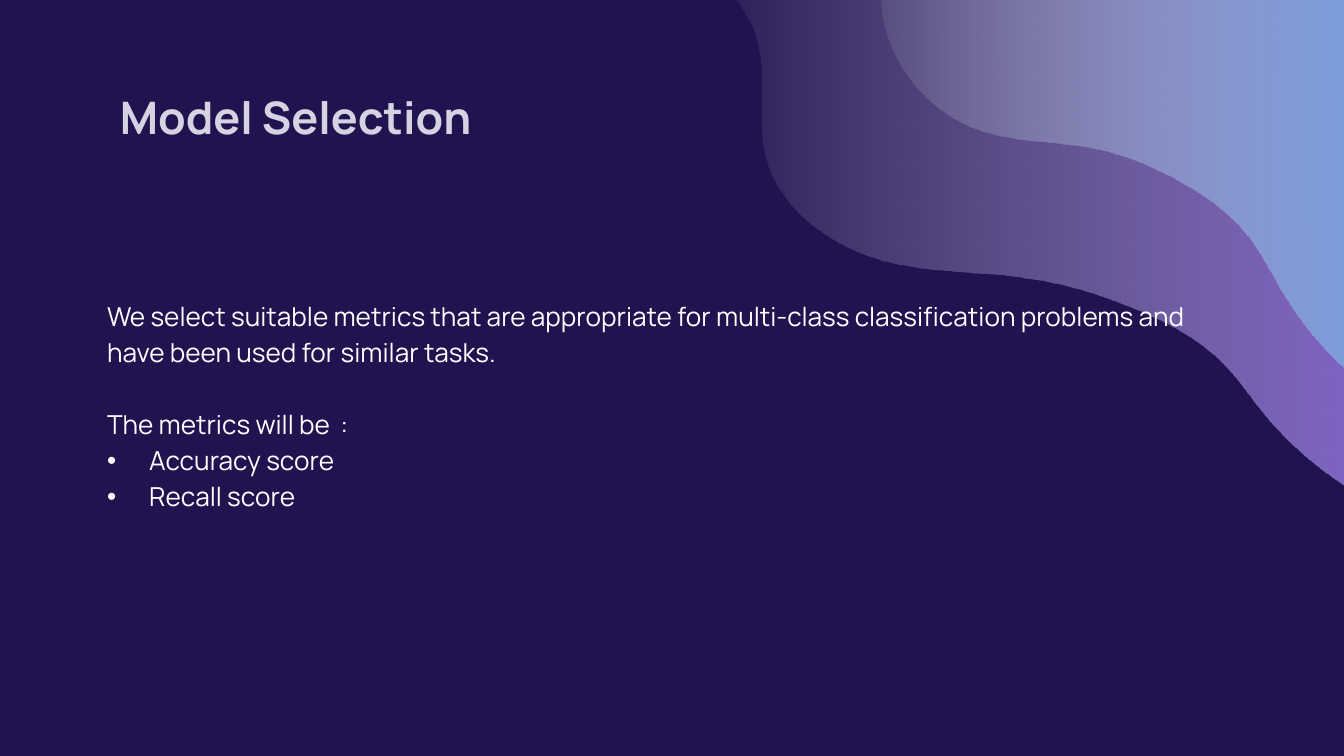
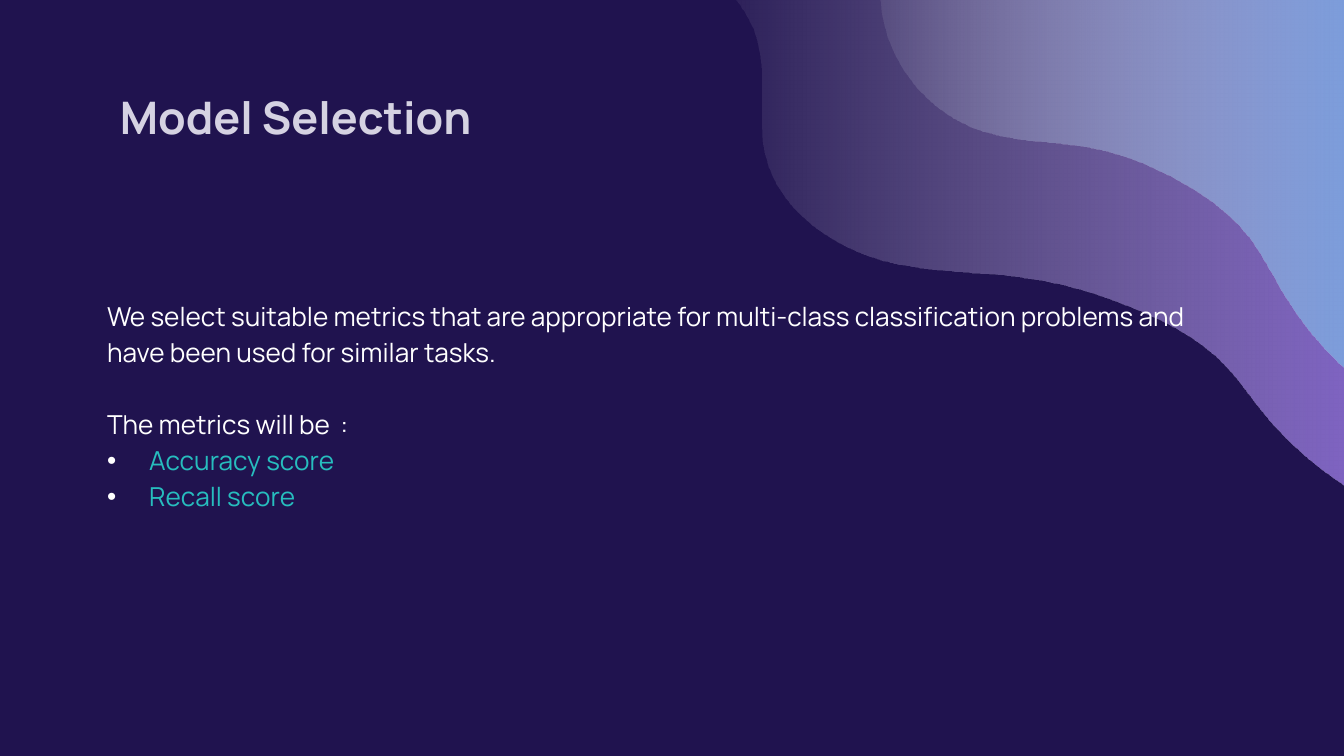
Before and after one commit to VIP509/Finance-Inclusion-1, a slide deck: slide 14 of Pierry Valcin Presentation.pptx (slide 13 before the commit). Drawn at 1344x756 pixels with LibreOffice and Linux fonts; fonts in the diff are those of the drawing. Boxes give left, top, right and bottom in pixels: in the first picture for what was removed or moved away, otherwise in the second. Text is boxed around its words. In the diff, an @@ line names an element or a change of style, - is before the commit and + after.

```diff
--- a/Pierry Valcin Presentation.pptx
+++ b/Pierry Valcin Presentation.pptx
@@ subtitle at [149,451,334,507]: text colour #FFFFFF to #27BDBE in "Accuracy score", "Recall score" @@
```
Also in this commit, not shown: 7 other slides changed, 2 other files.
